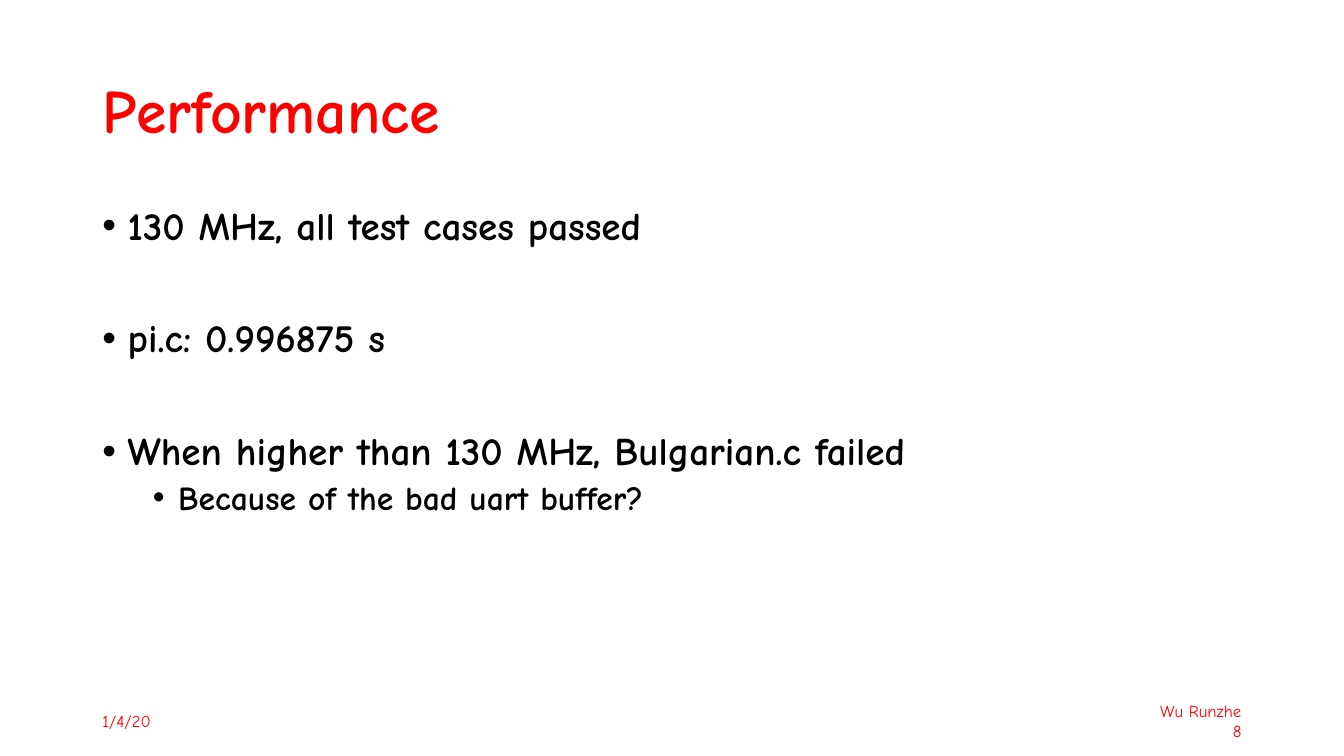
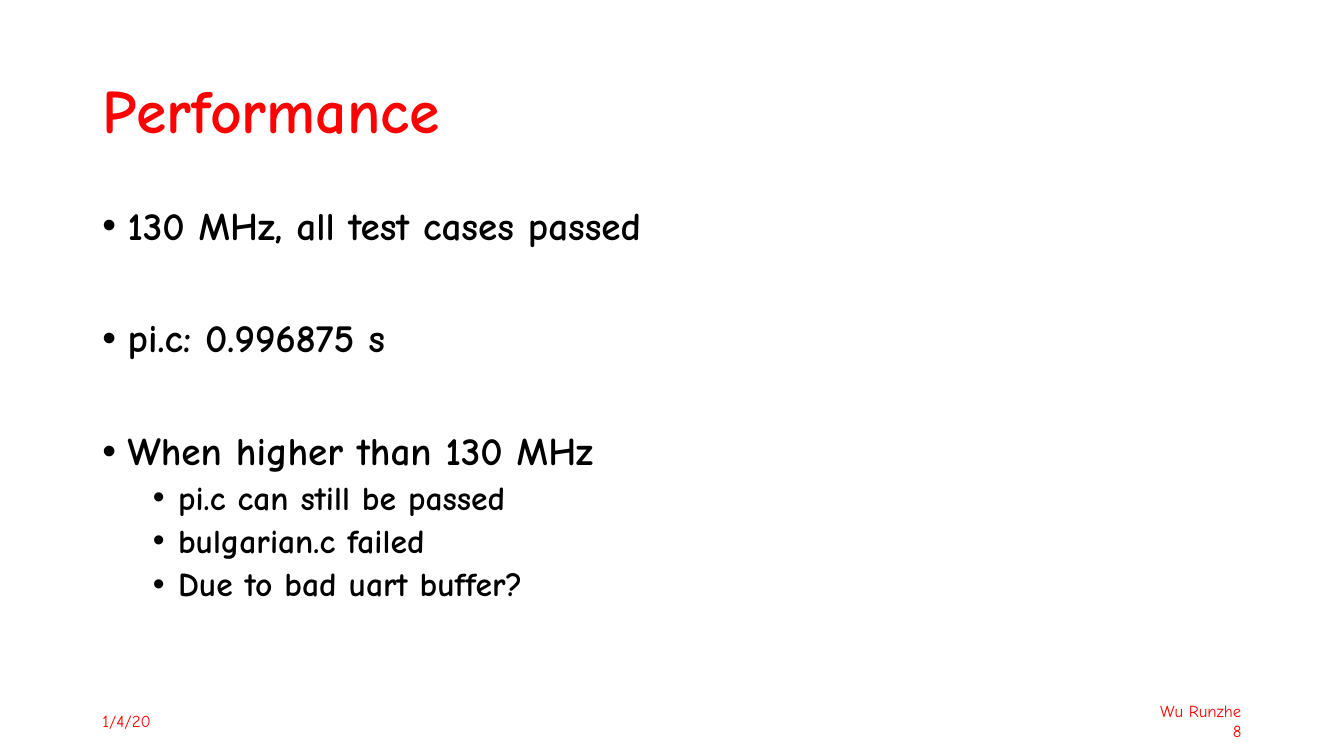
Before and after one commit to ziqian2000/RISC-V-CPU, a slide deck: slide 8 of Presentation.pptx. Drawn at 1344x756 pixels with LibreOffice and Linux fonts; fonts in the diff are those of the drawing. Boxes give left, top, right and bottom in pixels: in the first picture for what was removed or moved away, otherwise in the second. Text is boxed around its words. In the diff, an @@ line names an element or a change of style, - is before the commit and + after.

```diff
--- a/Presentation.pptx
+++ b/Presentation.pptx
@@ text at [128, 438, 593, 597]: text changed; size 28 to 24 pt @@
-• When higher than 130 MHz, Bulgarian.c failed
-  • Because of the bad uart buffer?
+• When higher than 130 MHz
+  • pi.c can still be passed
+  • bulgarian.c failed
+  • Due to bad uart buffer?
```
Also in this commit, not shown: 4 other slides changed, 7 other files.
